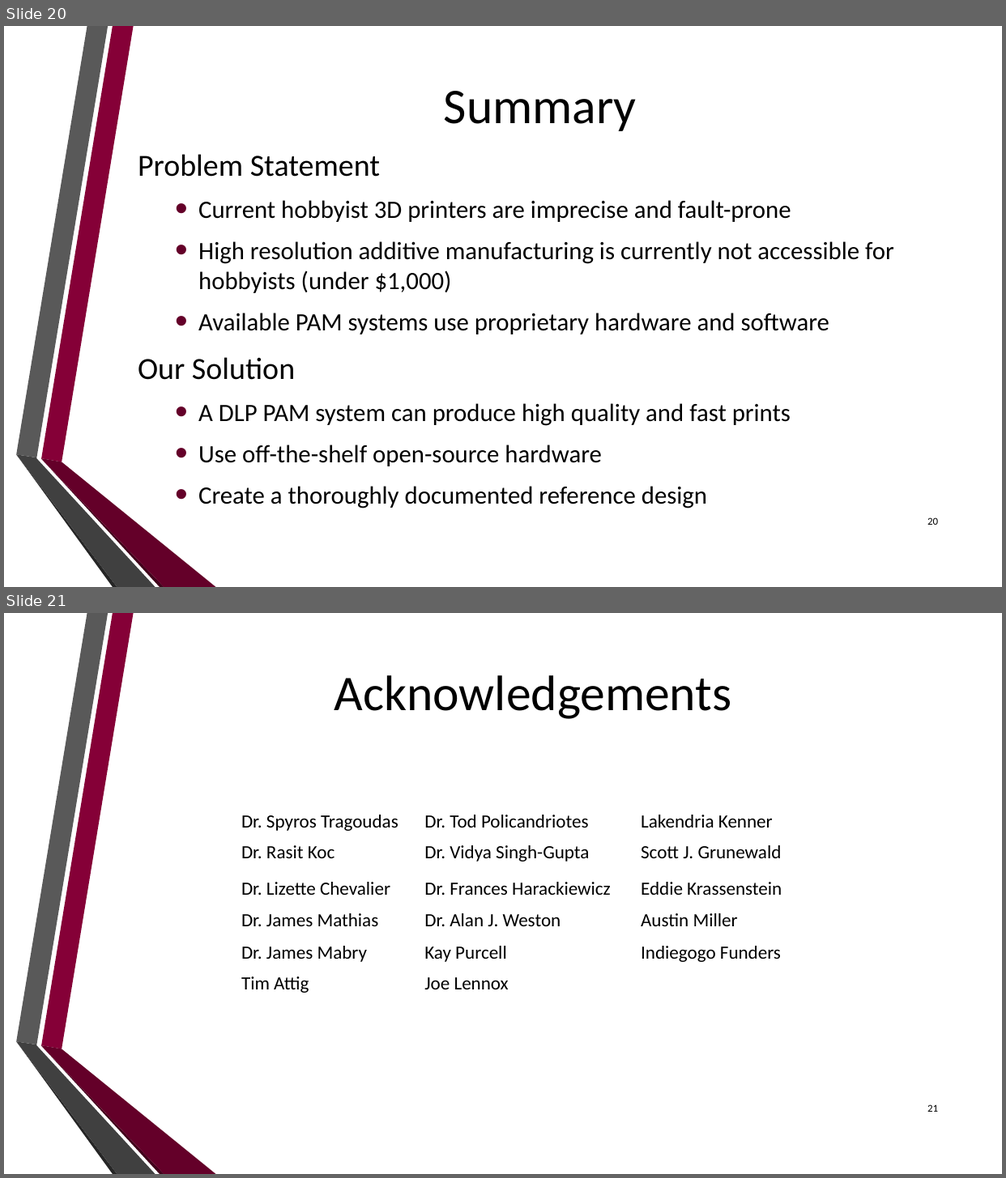
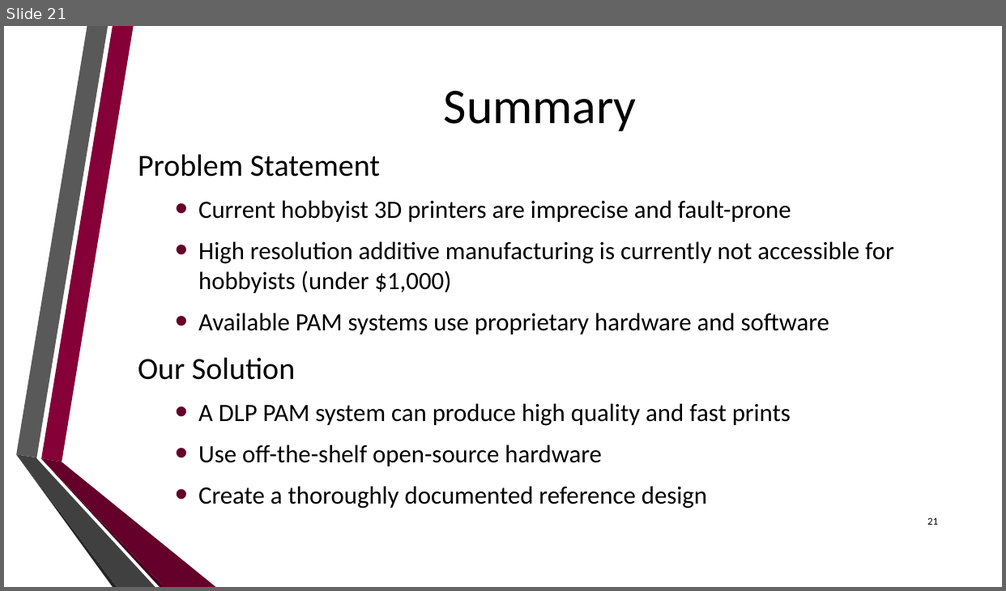
Before and after one commit to dan-olsen/SeniorDesign, a slide deck: Presentations/DesignPres/DesignPres-75.pptx. Shown one above the other, each under a label of ours: slides 20 and 21 before the commit, slide 21 after it. The pictures are 1006x1178 and 1006x591 pixels, drawn with LibreOffice and Linux fonts; fonts in the diff are those of the drawing; background and template pictures are left out. Boxes give left, top, right and bottom in pixels: in the first picture for what was removed or moved away, otherwise in the second. Text is boxed around its words. In the diff, an @@ line names an element or a change of style, - is before the commit and + after.

```diff
--- a/Presentations/DesignPres/DesignPres-75.pptx
+++ b/Presentations/DesignPres/DesignPres-75.pptx
@@ slide 21 removed at [4, 613, 1002, 1174], background picture (left out); not listed: 6 template elements that a slide beside it also shows @@
@@ title removed at [334, 675, 731, 719] @@
-Acknowledgements
@@ table removed at [234, 807, 849, 1000], 6 rows, 3 columns @@
-Dr. Spyros Tragoudas | Dr. Tod Policandriotes | Lakendria Kenner
-Dr. Rasit Koc | Dr. Vidya Singh-Gupta | Scott J. Grunewald
-Dr. Lizette Chevalier | Dr. Frances Harackiewicz | Eddie Krassenstein
-Dr. James Mathias | Dr. Alan J. Weston | Austin Miller
-Dr. James Mabry | Kay Purcell | Indiegogo Funders
-Tim Attig | Joe Lennox | 
@@ page number removed at [927, 1105, 938, 1112] @@
-21
@@ what was slide 20 is now slide 21 @@
@@ page number at [927, 518, 938, 525]: text changed @@
-20
+21
```
Also in this commit, not shown: 4 slides changed, 3 slides added, 1 other slide removed, 1 other file.
